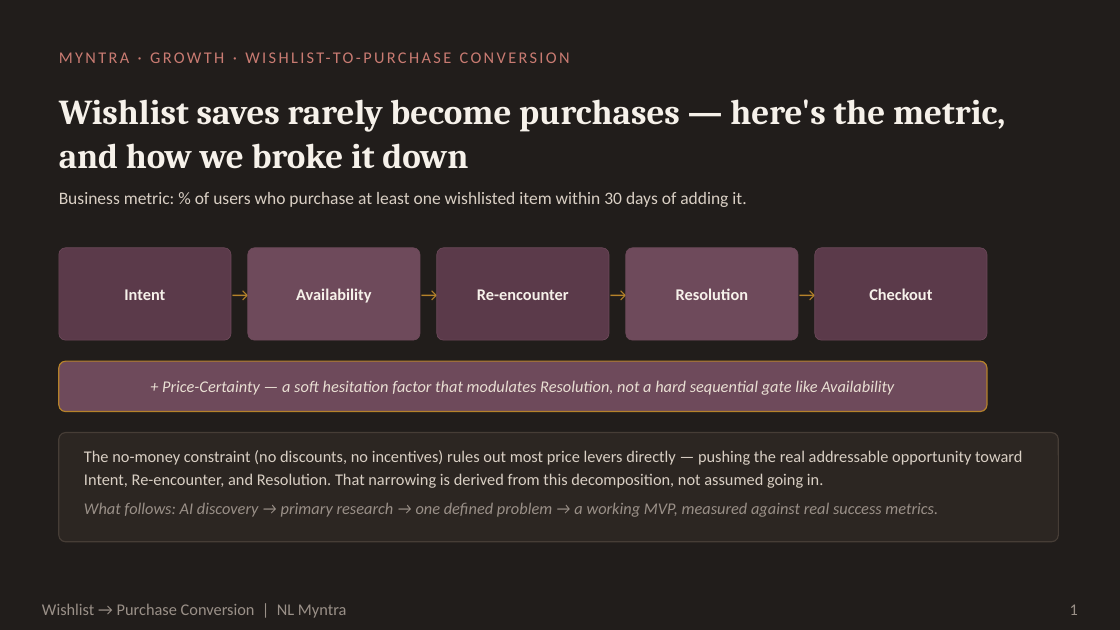
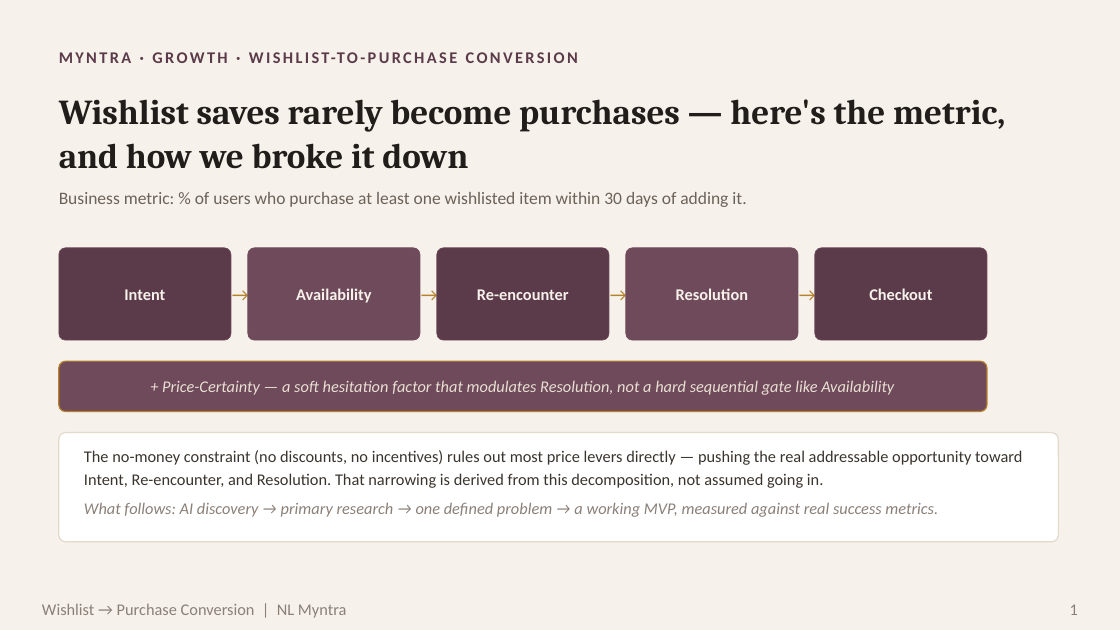
Before and after one commit to blazing-llama/NL-Myntra-Graduation-Project, a slide deck: slide 1 of docs/deck/NL Myntra.pptx. Drawn at 1120x630 pixels with LibreOffice and Linux fonts; fonts in the diff are those of the drawing. Boxes give left, top, right and bottom in pixels: in the first picture for what was removed or moved away, otherwise in the second. Text is boxed around its words. In the diff, an @@ line names an element or a change of style, - is before the commit and + after.

```diff
--- a/docs/deck/NL Myntra.pptx
+++ b/docs/deck/NL Myntra.pptx
@@ background #211D1B to #F6F1EA @@
@@ text "MYNTRA · GROWTH · WISHLIST-TO-PURCHASE ..." at box(59, 42, 899, 71): text colour #C97B72 to #5B3A4A, bold on @@
@@ text "Wishlist saves rarely become purchases ..." at box(59, 99, 1005, 169): text colour #F6F1EA to #211D1B @@
@@ text "Business metric: % of users ..." at box(59, 192, 746, 207): text colour #D9CFC4 to #6B6259 @@
@@ rounded rectangle at box(59, 433, 1059, 542): fill #2C2622 to #FFFFFF; outline #463D36 1 pt to #E3D9CB 1 pt @@
@@ text "The no-money constraint (no discounts, ..." at box(84, 450, 1022, 488): text colour #D9CFC4 to #3A342E @@
@@ text colour #9A9088 to #8A8078 in 3 elements at box(84, 502, 938, 517), box(42, 604, 346, 618), box(1070, 604, 1078, 615) @@
```
Also in this commit, not shown: 2 other slides changed, 2 other files.
